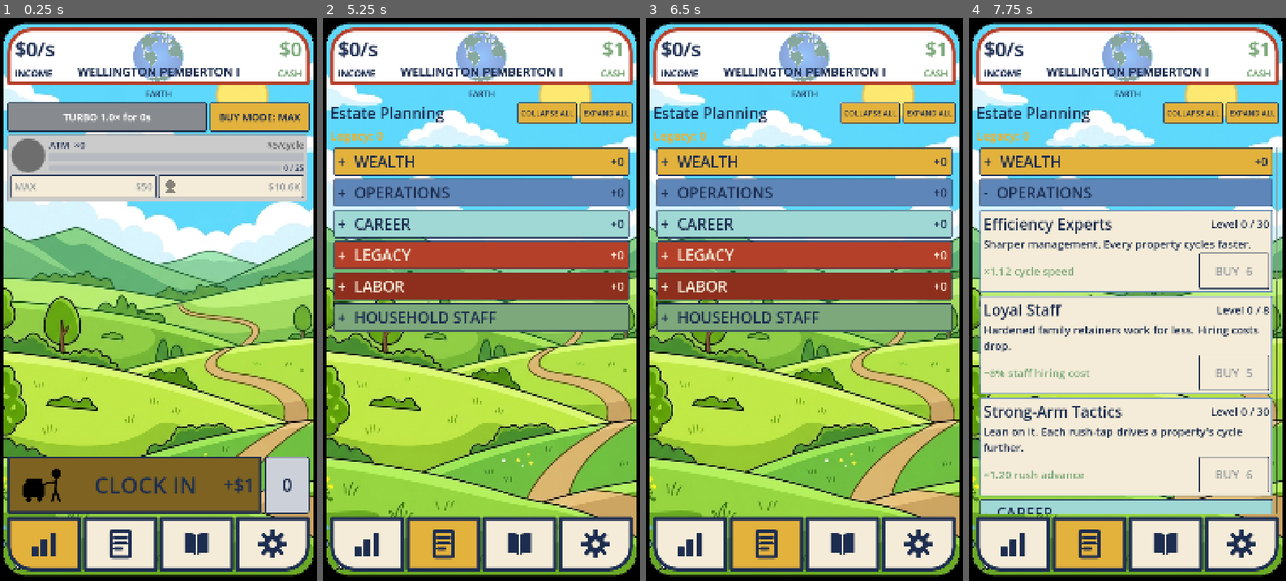
Above: before the commit, frames 1-4 (left to right).
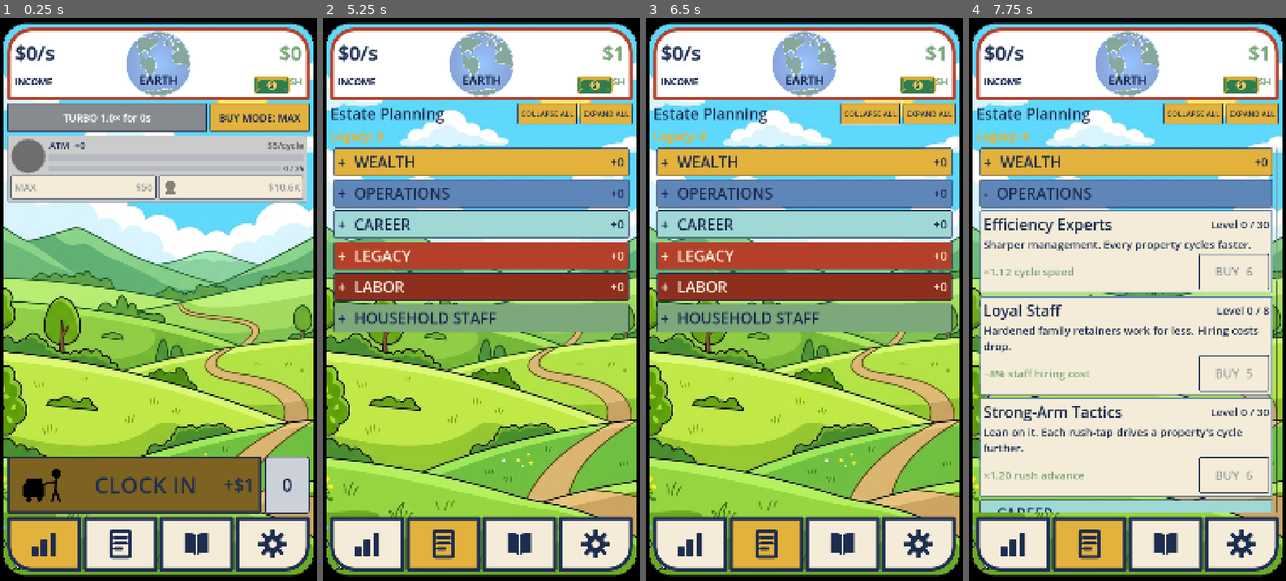
Above: after the commit, the same moments.

Repository: TimGoergen/american-tycoon
Game: Godot game, scene res://Main.tscn
The game is run twice, just before and just after one commit, with the same random seed, the same clock (stepped at 60 frames per second) and the same inputs.
Inputs (mouse positions are in pixels of both pictures, inside the frame that each line leads up to):
- Up to frame 1 (0.25 s): no input
- Up to frame 2 (5.25 s): click "BUY MODE: MAX" at 0.5 s; click "BUY MODE: ×1" at 1.25 s; click "BUY MODE: ×10" at 2 s; click "BUY MODE: ×100" at 2.75 s; click (456, 485) at 3.5 s; click (367, 541) at 4.27 s; click (443, 541) at 5.02 s
- Up to frame 3 (6.5 s): click "COLLAPSE ALL" at 5.75 s
- Up to frame 4 (7.75 s): click "EXPAND ALL" at 6.5 s; click "- WEALTH" at 7.25 s

The runs differ from the first frame. In frame 1, 7.5% of the frame differs, in the area x 2-98%, y 2-33%; in frame 2, 10%; in frame 3, 10%; in frame 4, 13%, in the area x 2-98%, y 2-89%.

Commit message:
Income panel: taller, epoch name, dollar-bill CASH icon
- Hero income panel 30% taller (PANEL_MIN_HEIGHT 171->222, layout
  height 190->247 so the values stay proportionally placed).
- Replace the heir/dynasty name with the current epoch name
  (set_dynasty_name -> set_epoch_name; fed EpochCatalog.civilization).
- Add a green-and-gold dollar-bill SVG beside the CASH caption; the
  "$" is drawn as vector strokes since Godot's SVG rasterizer skips text.
- Drop the now-redundant "TRADING WITH: ..." banner under the panel
  (the epoch name lives in the panel now).

Co-Authored-By: Claude Opus 4.8 <noreply@anthropic.com>
Claude-Session: https://claude.ai/code/session_01GKyAtGzEMDHLGa6V3toLXM

Diff:
--- /dev/null
+++ b/game/art/icons/dollar_bill.svg
@@ -0,0 +1,21 @@
+<svg xmlns="http://www.w3.org/2000/svg" width="120" height="60" viewBox="0 0 120 60">
+  <!-- Dollar bill: green note with a gold border and a gold center seal. The "$"
+       is drawn as vector strokes (not <text>) because Godot's SVG rasterizer does
+       not embed fonts, so a text glyph would not render reliably. -->
+  <!-- Bill body -->
+  <rect x="2" y="2" width="116" height="56" rx="7" fill="#2E7D4F" stroke="#D4AF37" stroke-width="4"/>
+  <!-- Inner gold guilloche frame -->
+  <rect x="9" y="9" width="102" height="42" rx="4" fill="none" stroke="#D4AF37" stroke-width="2"/>
+  <!-- Corner pips (gold) -->
+  <circle cx="15" cy="15" r="3" fill="#D4AF37"/>
+  <circle cx="105" cy="15" r="3" fill="#D4AF37"/>
+  <circle cx="15" cy="45" r="3" fill="#D4AF37"/>
+  <circle cx="105" cy="45" r="3" fill="#D4AF37"/>
+  <!-- Center seal -->
+  <circle cx="60" cy="30" r="15" fill="#F2D277" stroke="#D4AF37" stroke-width="2"/>
+  <!-- "$" glyph, drawn with strokes over the seal -->
+  <g fill="none" stroke="#1F5C39" stroke-width="3" stroke-linecap="round">
+    <path d="M66 24 C66 20 54 20 54 25 C54 30 66 30 66 35 C66 40 54 40 54 36"/>
+    <line x1="60" y1="18" x2="60" y2="42"/>
+  </g>
+</svg>
--- a/game/scripts/Main.gd
+++ b/game/scripts/Main.gd
@@ -32,7 +32,6 @@
 var _background: TextureRect
 ## Small banner under the hero stat naming the civilization Earth is currently trading
 ## with (the reached epoch). Updates the moment a first contact advances the epoch.
-var _epoch_label: Label
 var _first_contact_overlay: FirstContactOverlay
 var _frenzy_bar: FrenzyBar
 var _wage_panel: WagePanel
@@ -140,11 +139,11 @@
 	_hero_stat.set_cash(game.economy.cash)
 	_hero_stat.set_frenzy_glow(game.frenzy.get_multiplier() > 1.0)
 
-	# The heir name rides on the hero stat; the prestige-exit button and the Estate
-	# Office button (with its Legacy balance) reflect the live state.
-	_hero_stat.set_dynasty_name(HeirNames.dynasty_name(dynasty.generation))
+	# The current epoch name rides on the hero stat (replaced the heir name, Tim 2026-06-27);
+	# the prestige-exit button and the Estate Office button (with its Legacy balance) reflect
+	# the live state.
+	_hero_stat.set_epoch_name(EpochCatalog.civilization(game.epoch.current_tier))
 	_hero_stat.set_planet_tier(game.epoch.current_tier)
-	_update_epoch_label()
 	_update_plan_button()
 	_update_estate_badge()
 
@@ -278,16 +277,11 @@
 	column.add_theme_constant_override("separation", 10)
 	viewing_area.add_child(column)
 
-	# Pinned across every tab (UI Notes §7): the income/cash hero stat (the heartbeat)
-	# and the epoch banner just under it. Main feeds both each frame in _process.
+	# Pinned across every tab (UI Notes §7): the income/cash hero stat (the heartbeat).
+	# The epoch name now rides inside the hero stat itself (Tim, 2026-06-28), so the
+	# separate banner that used to sit here was removed.
 	_hero_stat = HeroStat.new()
 	column.add_child(_hero_stat)
-
-	_epoch_label = Label.new()
-	_epoch_label.horizontal_alignment = HORIZONTAL_ALIGNMENT_CENTER
-	_epoch_label.add_theme_color_override("font_color", UiPalette.NAVY)
-	_epoch_label.add_theme_font_size_override("font_size", UiPalette.FONT_LABEL)
-	column.add_child(_epoch_label)
 
 	# Tab content: the four surfaces stacked in one slot, one visible at a time. It
 	# expands so the bottom tab bar pins beneath it. Switching tabs never pauses the
@@ -790,15 +784,6 @@
 		_plan_button.text = "PASS THE TORCH  (+%d Legacy)" % dynasty.projected_legacy_gain()
 	else:
 		_plan_button.text = "PASS THE TORCH"
-
-
-## Keep the epoch banner in sync with the civilization Earth is currently trading with.
-func _update_epoch_label() -> void:
-	var tier := game.epoch.current_tier
-	if tier <= 1:
-		_epoch_label.text = "EARTH"
-	else:
-		_epoch_label.text = "TRADING WITH: " + EpochCatalog.civilization(tier).to_upper()
 
 
 ## First contact: a new epoch was reached this tick. Show the beat (Main's _process
--- a/game/scripts/ui/HeroStat.gd
+++ b/game/scripts/ui/HeroStat.gd
@@ -26,26 +26,34 @@
 const CASH_FONT_SIZE := INCOME_FONT_SIZE
 # Caption text uses UiPalette.FONT_BODY at Tim's request.
 const CAPTION_FONT_SIZE := UiPalette.FONT_BODY
-# The dynasty/heir name now lives in this panel (it used to be its own header
-# strip). It sits centered between the two edge values, on the same line as their
-# captions, so it reads as one band: "INCOME … NAME … CASH". Uses UiPalette.FONT_SUBHEAD
-# (Tim's call) so the heir name carries more weight than the captions.
+# The current EPOCH name lives in this panel (Tim, 2026-06-27 — it replaced the
+# heir/dynasty name). It sits centered between the two edge values, on the same line
+# as their captions, so it reads as one band: "INCOME … EPOCH … CASH". Uses
+# UiPalette.FONT_SUBHEAD (Tim's call) so the epoch name carries more weight than the
+# captions. The value shown is the civilization Earth is currently trading with
+# ("Earth" on tier 1, an alien race's name on later epochs).
 const NAME_FONT_SIZE := UiPalette.FONT_SUBHEAD
 const INCOME_BOLD := 3
 const CASH_BOLD := 2
 const CAPTION_BOLD := 2
 const NAME_BOLD := 2
 
+# The dollar-bill icon shown next to the CASH caption. The art is a 2:1 green-and-gold
+# bill; we draw it at a medium size on the caption line. Gap is the space between the
+# bill and the "CASH" word.
+const CASH_BILL_ICON_PATH := "res://art/icons/dollar_bill.svg"
+const CASH_BILL_SIZE := Vector2(72, 36)
+const CASH_BILL_GAP := 8.0
+
 ## Gap kept between a pinned label and the panel edge it hugs.
 const EDGE_MARGIN := 14
-## Panel height — tall enough that the vertically-centered values clear the caption
-## pinned along the bottom edge. Reduced 10% (190 -> 171) at Tim's request: the trim
-## comes out of the empty space below the captions, and the label layout is frozen at
-## the original height (LABEL_LAYOUT_HEIGHT) so NO text moves.
-const PANEL_MIN_HEIGHT := 171
-## Height the labels are laid out against. Held at the original 190 so the numerals and
-## captions keep their exact positions even though the plate outline is now shorter.
-const LABEL_LAYOUT_HEIGHT := 190
+## Panel height. Made 30% taller (171 -> 222) at Tim's request (2026-06-27) for a bigger,
+## bolder income panel. The label layout height below is scaled with it so the numerals
+## and captions stay proportionally placed in the taller plate.
+const PANEL_MIN_HEIGHT := 222
+## Height the labels are laid out against. Scaled up with the panel (190 -> 247, +30%) so
+## the vertical centering tracks the taller plate.
+const LABEL_LAYOUT_HEIGHT := 247
 
 # Planet backdrop (Tim, 2026-06-26): the current planet's world image sits behind the numbers
 # on a plain white plate, shown mostly whole and centred (zoomed out enough to read as a globe,
@@ -107,7 +115,8 @@
 var _cash_label: Label
 var _income_caption: Label
 var _cash_caption: Label
-var _name_label: Label
+var _cash_bill: TextureRect  # small dollar-bill icon shown beside the CASH caption
+var _epoch_label: Label  # the current epoch / civilization name (was the heir name)
 
 # Frenzy glow: while a burn is active the ticket pulses toward red to signal the
 # accelerated state. Subtle — navy numerals stay readable over the tint.
@@ -169,11 +178,24 @@
 	_cash_caption.text = "CASH"
 	_content.add_child(_cash_caption)
 
-	# The heir/dynasty name, centered between the two edge values and laid out on the
-	# caption line (see _layout_labels). Navy to match the income side; Main feeds it
-	# via set_dynasty_name each frame.
-	_name_label = _make_label(UiPalette.NAVY, NAME_FONT_SIZE, NAME_BOLD)
-	_content.add_child(_name_label)
+	# A small green-and-gold dollar-bill icon sits just left of the "CASH" caption
+	# (Tim, 2026-06-27) so the cash side reads as "💵 CASH". Medium size — tall enough
+	# to read as a bill, small enough to sit on the caption line. KEEP_ASPECT_CENTERED
+	# preserves the 2:1 bill shape inside its box.
+	_cash_bill = TextureRect.new()
+	_cash_bill.texture = load(CASH_BILL_ICON_PATH)
+	_cash_bill.custom_minimum_size = CASH_BILL_SIZE
+	_cash_bill.size = CASH_BILL_SIZE
+	_cash_bill.expand_mode = TextureRect.EXPAND_IGNORE_SIZE
+	_cash_bill.stretch_mode = TextureRect.STRETCH_KEEP_ASPECT_CENTERED
+	_cash_bill.mouse_filter = Control.MOUSE_FILTER_IGNORE
+	_content.add_child(_cash_bill)
+
+	# The current epoch / civilization name, centered between the two edge values and laid
+	# out on the caption line (see _layout_labels). Navy to match the income side; Main feeds
+	# it via set_epoch_name each frame.
+	_epoch_label = _make_label(UiPalette.NAVY, NAME_FONT_SIZE, NAME_BOLD)
+	_content.add_child(_epoch_label)
 
 
 ## Build a large, faux-bold label in the given color. The bold weight is faked with
@@ -199,10 +221,10 @@
 	_cash_label.text = Money.of(cash).display_cash()
 
 
-## The current heir's full name (e.g. "Wellington Pemberton IX"). Shown UPPERCASE
-## to match the ticket-plate convention the old header used.
-func set_dynasty_name(dynasty_name: String) -> void:
-	_name_label.text = dynasty_name.to_upper()
+## The current epoch / civilization name (e.g. "EARTH", "LUMINARI COLLECTIVE"). Shown
+## UPPERCASE to match the ticket-plate convention. Replaced the heir name (Tim, 2026-06-27).
+func set_epoch_name(epoch_name: String) -> void:
+	_epoch_label.text = epoch_name.to_upper()
 
 
 ## Toggle the frenzy glow. Main drives this from the live frenzy state each frame.
@@ -364,16 +386,23 @@
 	_cash_label.position = Vector2(area.x - _cash_label.size.x - EDGE_MARGIN, cash_centered_top / 2.0)
 	_cash_caption.position = Vector2(area.x - _cash_caption.size.x - EDGE_MARGIN, cash_caption_top)
 
-	# Heir name: horizontally centered across the whole plate, and BOTTOM-aligned with the
+	# Dollar-bill icon: sits just left of the CASH caption, vertically centered on it, so the
+	# pair reads as "[bill] CASH" flush to the right edge.
+	_cash_bill.position = Vector2(
+		_cash_caption.position.x - CASH_BILL_GAP - CASH_BILL_SIZE.x,
+		cash_caption_top + (_cash_caption.size.y - CASH_BILL_SIZE.y) / 2.0
+	)
+
+	# Epoch name: horizontally centered across the whole plate, and BOTTOM-aligned with the
 	# INCOME / CASH captions (Tim, 2026-06-21) so all three labels share one baseline — the
 	# taller name (it's a larger font) now grows upward only, not below the captions.
 	# (Income and cash captions share the same y because both values are the same font size,
 	# so either caption's bottom is the baseline.)
-	_name_label.size = _name_label.get_minimum_size()
+	_epoch_label.size = _epoch_label.get_minimum_size()
 	var caption_baseline_y := cash_caption_top + _cash_caption.size.y
-	_name_label.position = Vector2(
-		(area.x - _name_label.size.x) / 2.0,
-		caption_baseline_y - _name_label.size.y
+	_epoch_label.position = Vector2(
+		(area.x - _epoch_label.size.x) / 2.0,
+		caption_baseline_y - _epoch_label.size.y
 	)
 
 
